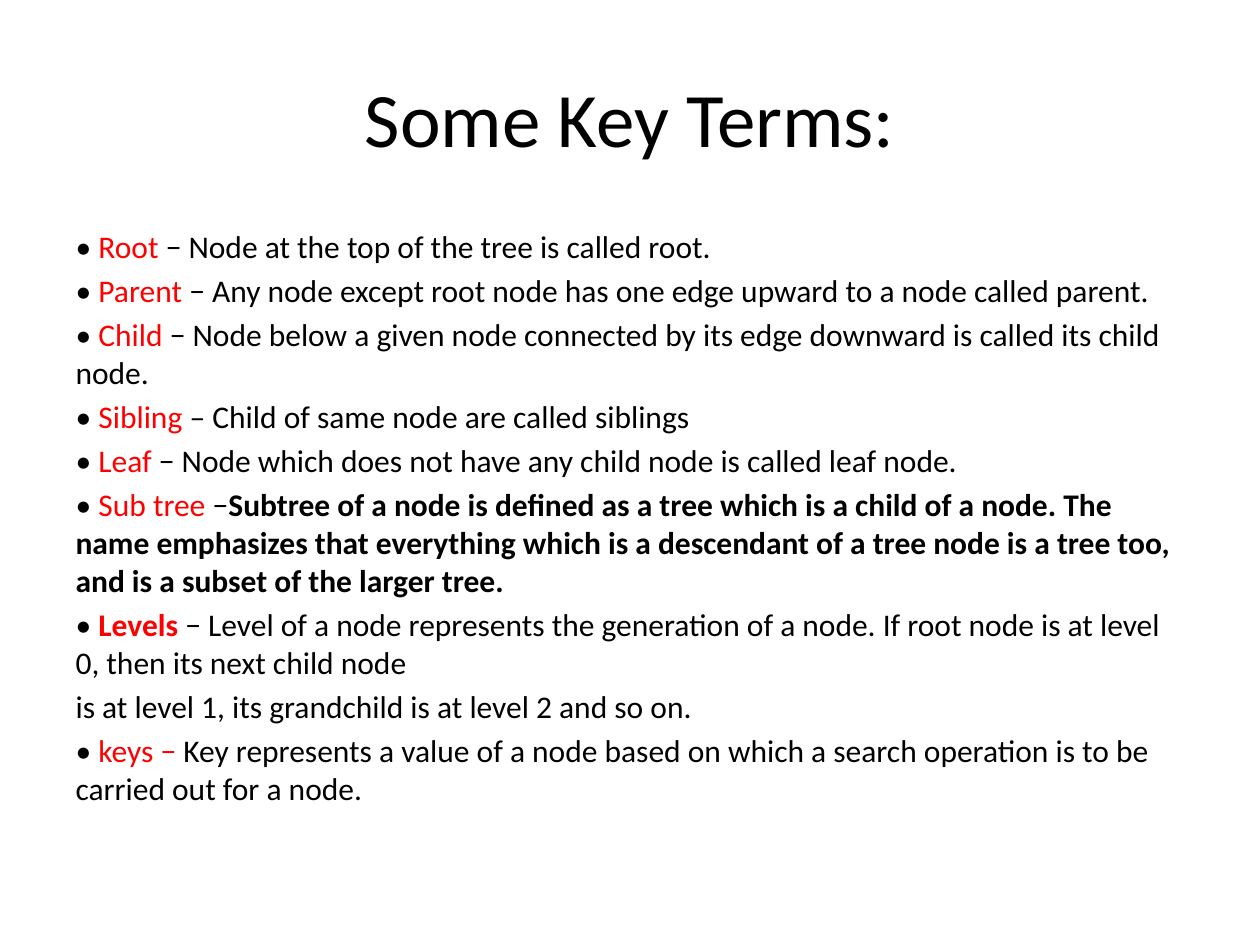
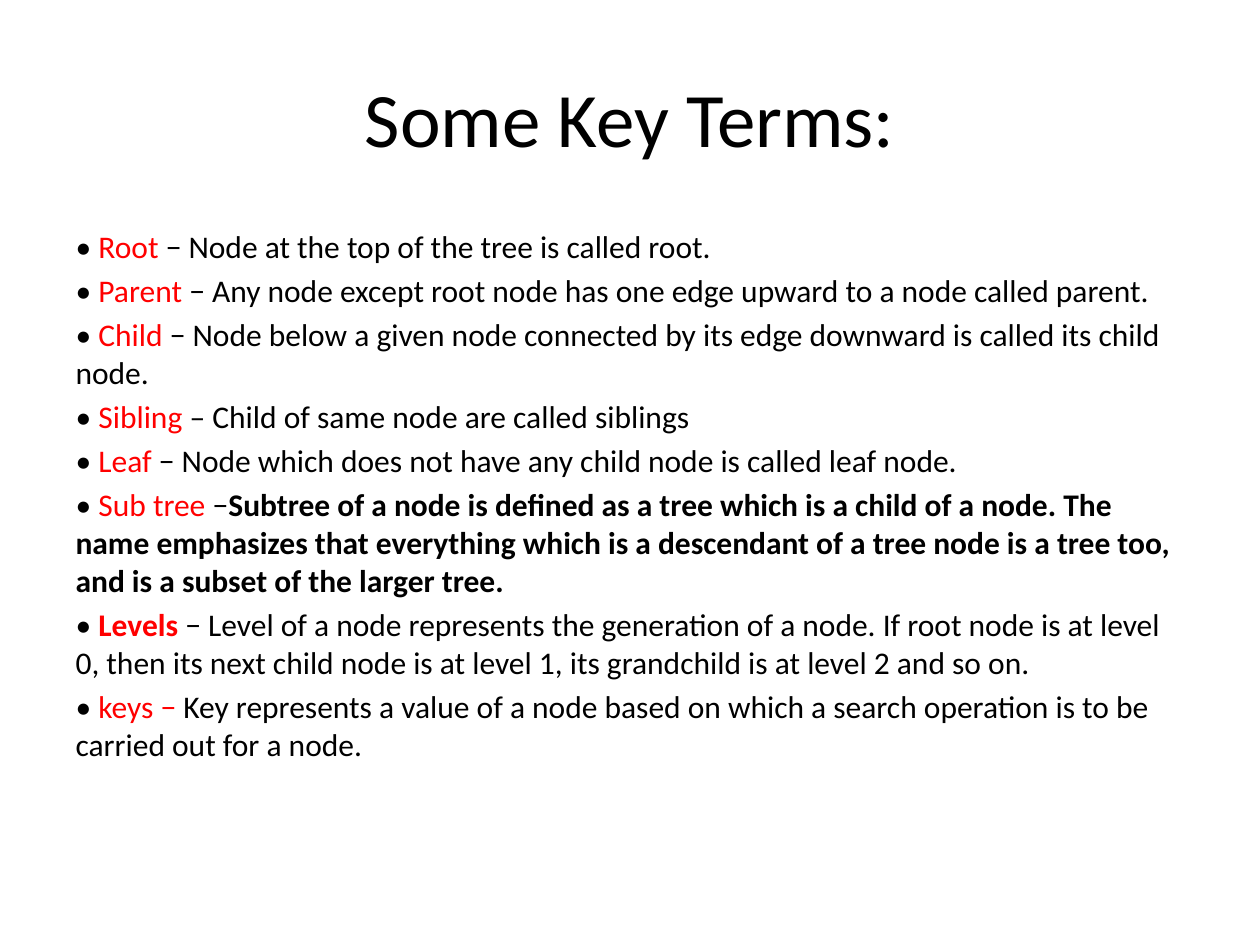
Before and after one commit to alaminbhuyan/DSA-In-Python, a slide deck: slide 11 of Tree Data Structure/PDF/Tree.pptx. Drawn at 1260x945 pixels with LibreOffice and Linux fonts; fonts in the diff are those of the drawing. Boxes give left, top, right and bottom in pixels: in the first picture for what was removed or moved away, otherwise in the second. Text is boxed around its words. In the diff, an @@ line names an element or a change of style, - is before the commit and + after.

```diff
--- a/Tree Data Structure/PDF/Tree.pptx
+++ b/Tree Data Structure/PDF/Tree.pptx
@@ text at [76,614,1160,680]: text changed @@
-• Levels − Level of a node represents the generation of a node. If root node is at level 0, then its next child node
-is at level 1, its grandchild is at level 2 and so on.
+• Levels − Level of a node represents the generation of a node. If root node is at level 0, then its next child node is at level 1, its grandchild is at level 2 and so on.
```
Also in this commit, not shown: 6 other slides changed, 2 other files.
